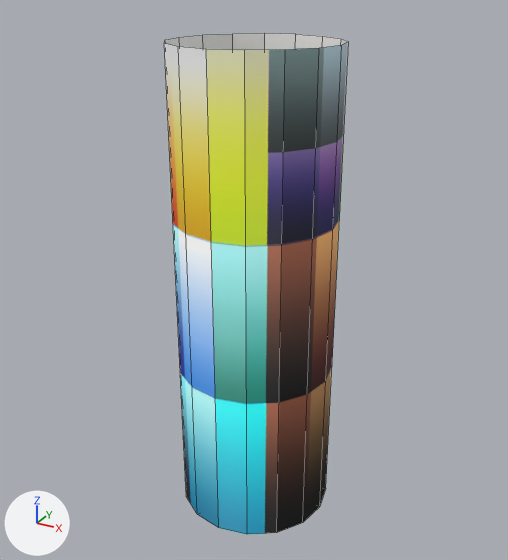
A saved change to the FBX model Assets/Art/3D/Environment/WaterpoolMesh.fbx.
Both versions are drawn from a camera (50 mm lens) standing at (2.36, -4.31, 4.09) and looking at (-0.03, 0.03, 1.92). The axes (+X, +Y, +Z) are drawn at lower left. The lights are the same throughout. Mesh edges are drawn as thin lines. Where no turn or scale is listed for an object, it has been applied to the vertices. Vertices at the same position are counted once.

In view in the first picture: 'WaterpoolMesh'.
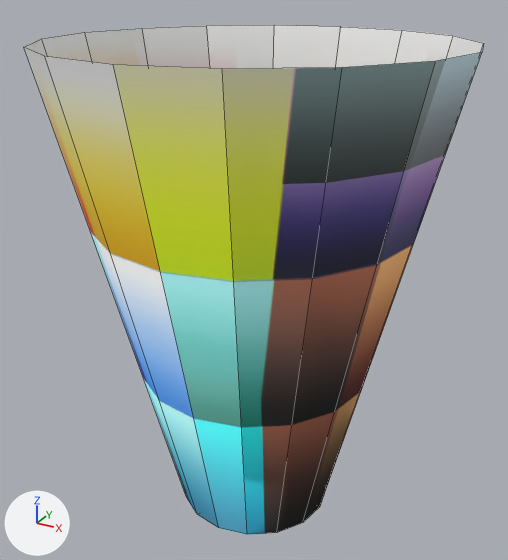
Commit message: Small improvements on waterpool

What differs and where, as boxes [x1, y1, x2, y2] in the pictures (508 x 560 px):
'WaterpoolMesh', reshaped (148% wider)
    before: [164, 33, 349, 535]
    after: [24, 25, 484, 535]

Diff of the bpy script that builds the scene:
```diff
--- a/Assets/Art/3D/Environment/WaterpoolMesh.fbx.py
+++ b/Assets/Art/3D/Environment/WaterpoolMesh.fbx.py
@@ me_cone_003 @@
 me_cone_003.from_pydata(...)  # 72 vertices, 68 faces; spans x -0.61..0.61, y -0.61..0.61, z 0.0..3.66
 # used by ob_waterpoolmesh; location = (0.0, 0.0, 0.0)
+# me_cone_003 part 1: all 16 vertices in x -0.61..0.61, y -0.61..0.61, z 3.66 are scaled about their middle by (2.41, 2.41, 0.733)
 me_cone_003.materials.append(mat_palette)
```
